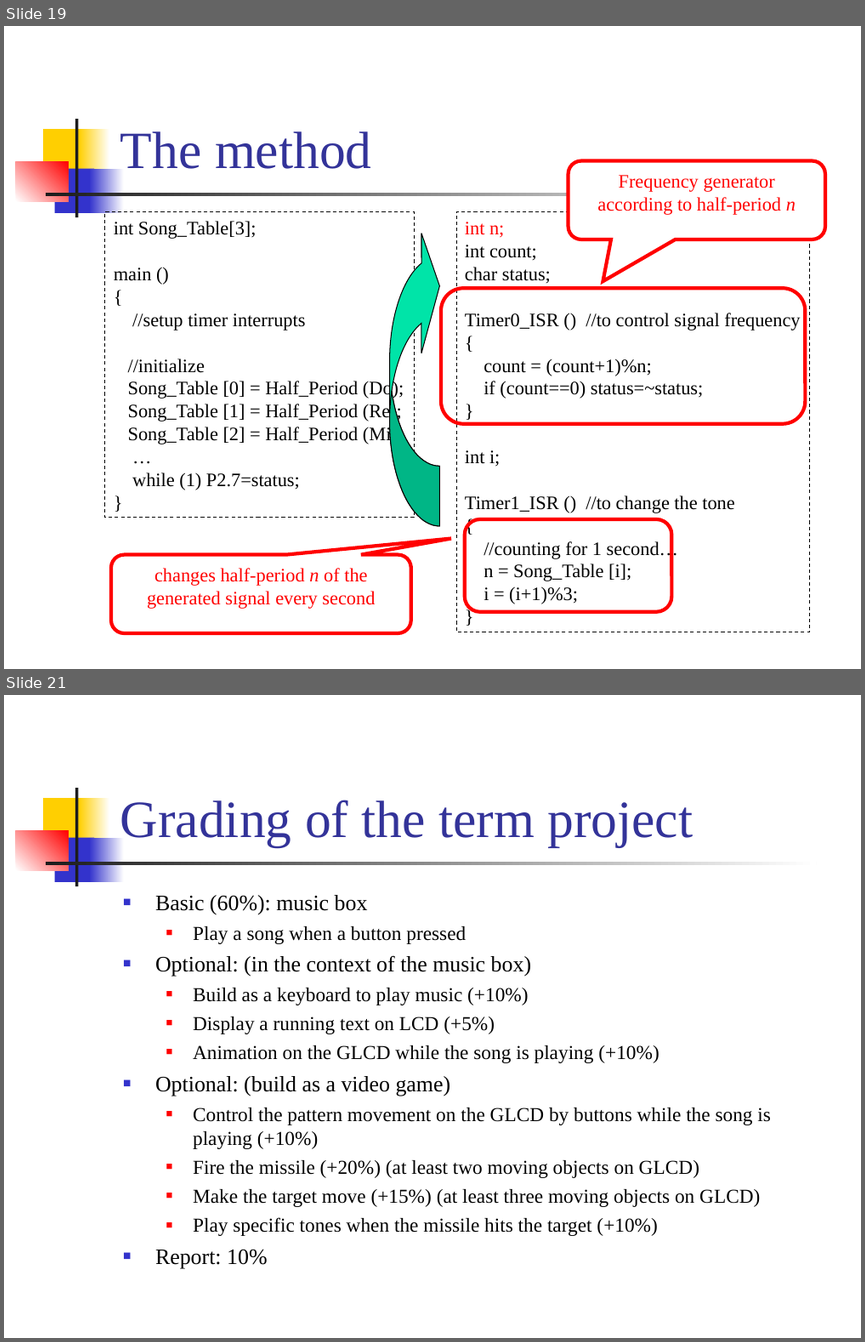
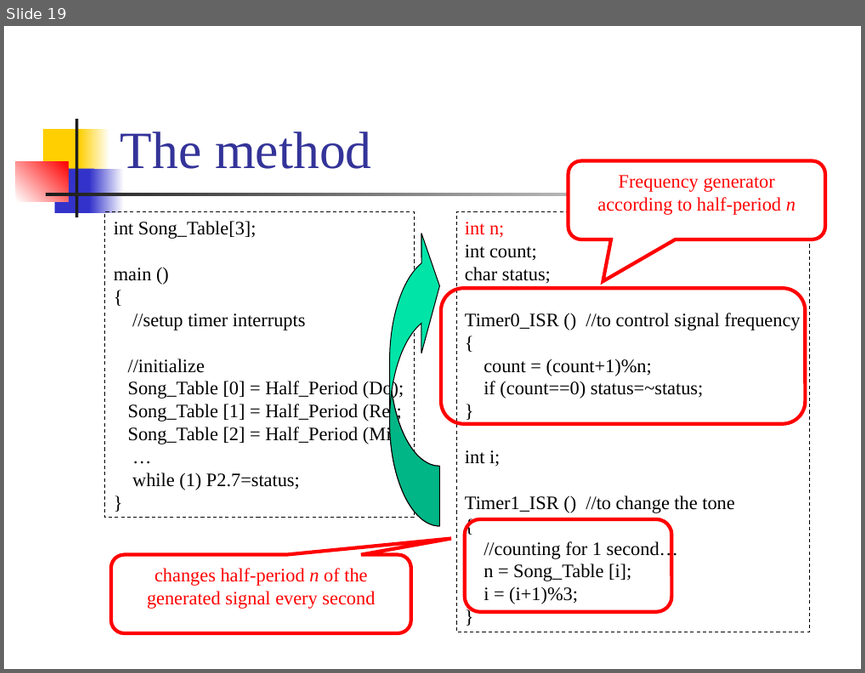
Before and after one commit to CGUSystemCourses/MicroProcessorsLab-2015, a slide deck: Labs/Lab07-sound/Lab07-sound.ppt. Shown one above the other, each under a label of ours: slides 19 and 21 before the commit, slide 19 after it; the slides between them are not shown. The pictures are 865x1342 and 865x673 pixels, drawn with LibreOffice and Linux fonts; fonts in the diff are those of the drawing. Boxes give left, top, right and bottom in pixels: in the first picture for what was removed or moved away, otherwise in the second. Text is boxed around its words. In the diff, an @@ line names an element or a change of style, - is before the commit and + after.

Commit message:
prepare for the final term

```diff
--- a/Labs/Lab07-sound/Lab07-sound.ppt
+++ b/Labs/Lab07-sound/Lab07-sound.ppt
@@ slide 21 removed at box(4, 695, 861, 1338), background #FFFFFF; not listed: 7 template elements that a slide beside it also shows @@
@@ title removed at box(120, 800, 692, 847) @@
-Grading of the term project
@@ text removed at box(155, 895, 770, 1269) @@
-■ Basic (60%): music box
-  ■ Play a song when a button pressed
-■ Optional: (in the context of the music box)
-  ■ Build as a keyboard to play music (+10%)
-  ■ Display a running text on LCD (+5%)
-  ■ Animation on the GLCD while the song is playing (+10%)
-■ Optional: (build as a video game)
-  ■ Control the pattern movement on the GLCD by buttons while the song is playing (+10%)
-  ■ Fire the missile (+20%) (at least two moving objects on GLCD)
-  ■ Make the target move (+15%) (at least three moving objects on GLCD)
-  ■ Play specific tones when the missile hits the target (+10%)
-■ Report: 10%
```
Also in this commit, not shown: 1 other slide removed, 1 other file.
